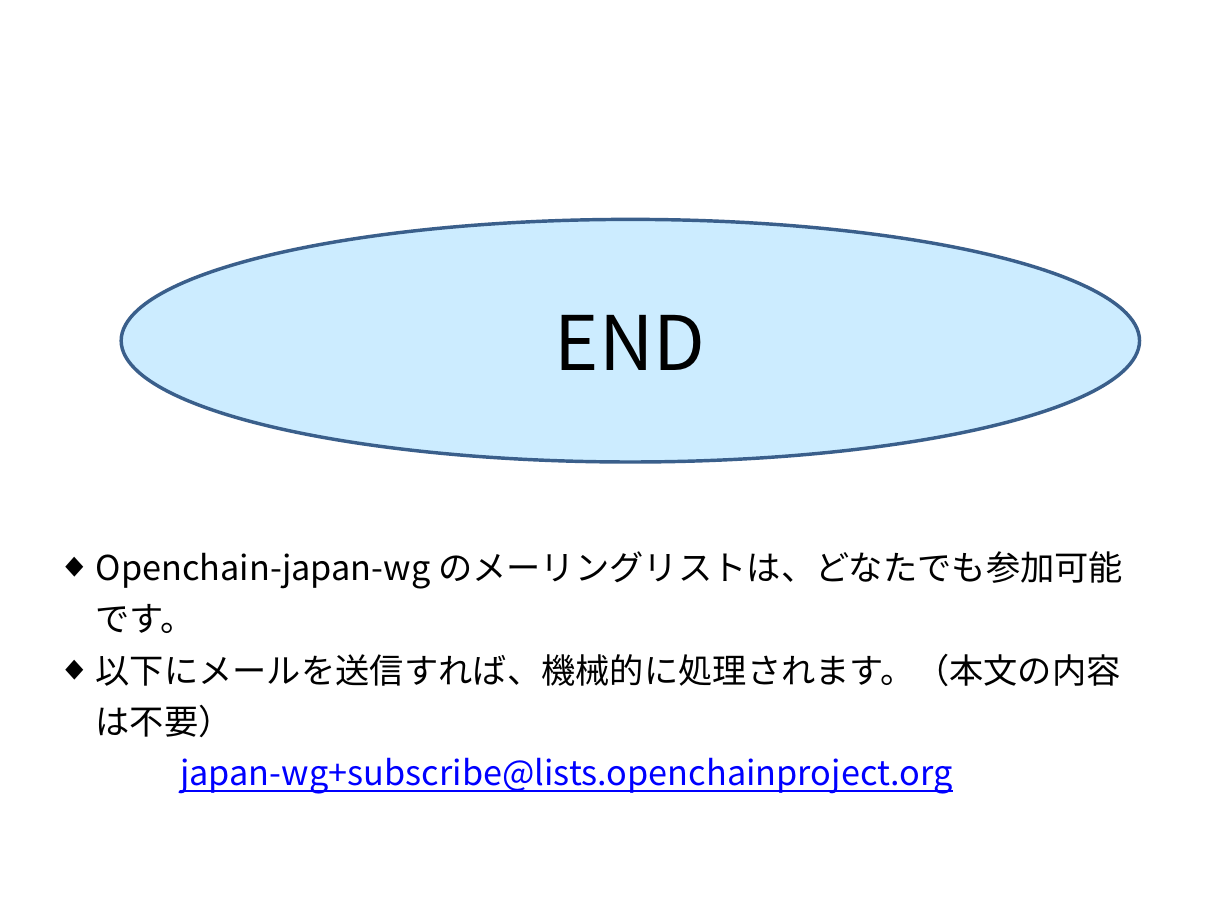
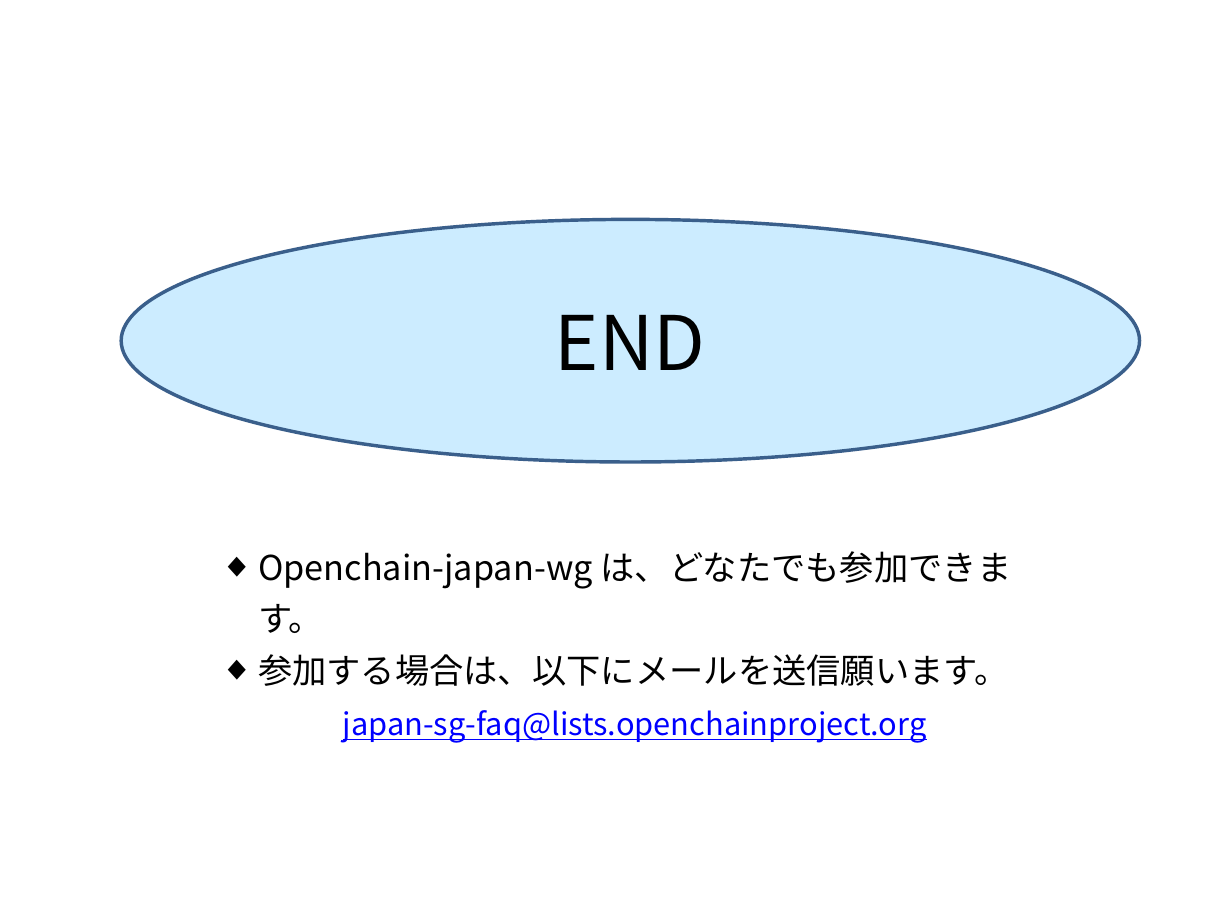
Before and after one commit to OpenChain-Project/OpenChain-JWG, a slide deck: slide 39 of Education_Material/FAQ/OSSライセンス関連でよくある誤解_CC0.pptx (slide 30 before the commit). Drawn at 1232x924 pixels with LibreOffice and Linux fonts; fonts in the diff are those of the drawing. Boxes give left, top, right and bottom in pixels: in the first picture for what was removed or moved away, otherwise in the second. Text is boxed around its words. In the diff, an @@ line names an element or a change of style, - is before the commit and + after.

Commit message:
V5に更新します。

```diff
--- a/Education_Material/FAQ/OSSライセンス関連でよくある誤解_CC0.pptx
+++ b/Education_Material/FAQ/OSSライセンス関連でよくある誤解_CC0.pptx
@@ text at [258, 551, 1012, 743]: text changed @@
-◆ Openchain-japan-wg のメーリングリストは、どなたでも参加可能です。
-◆ 以下にメールを送信すれば、機械的に処理されます。（本文の内容は不要）
-japan-wg+subscribe@lists.openchainproject.org
+◆ Openchain-japan-wg は、どなたでも参加できます。
+◆ 参加する場合は、以下にメールを送信願います。
+japan-sg-faq@lists.openchainproject.org
```
Also in this commit, not shown: 29 other slides changed, 9 slides added.
